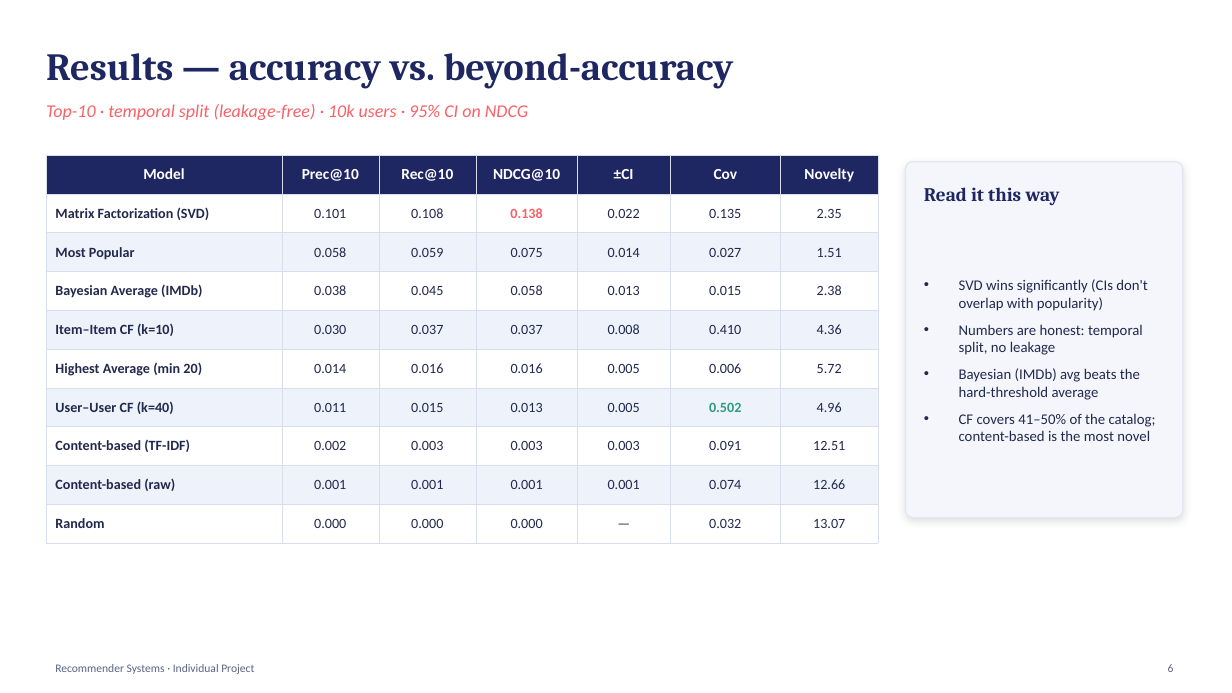
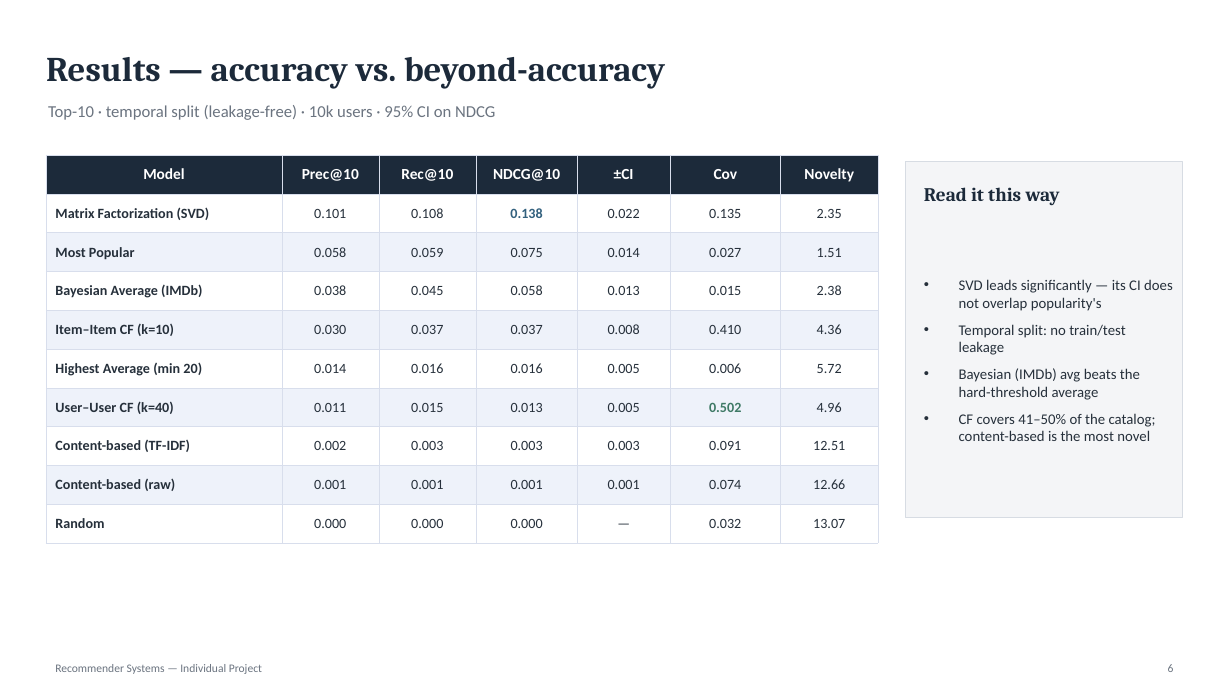
Before and after one commit to francescopolimeni05-cmd/MovieRec, a slide deck: slide 6 of Recommender_Systems_Project.pptx. Drawn at 1232x693 pixels with LibreOffice and Linux fonts; fonts in the diff are those of the drawing. Boxes give left, top, right and bottom in pixels: in the first picture for what was removed or moved away, otherwise in the second. Text is boxed around its words. In the diff, an @@ line names an element or a change of style, - is before the commit and + after.

```diff
--- a/Recommender_Systems_Project.pptx
+++ b/Recommender_Systems_Project.pptx
@@ text "Results — accuracy vs. beyond-accuracy" at [46, 57, 665, 89]: size 30 to 27 pt, text colour #1E2761 to #1C2A3A @@
@@ text "Top-10 · temporal split (leakage-free) ..." at [48, 105, 495, 120]: size 14 to 13 pt, text colour #F96167 to #6B7480, italic off @@
@@ table at [46, 155, 878, 532] @@
@@ fill #1E2761 to #1C2A3A in row 1 @@
@@ text colour #21294D to #26303B in "Matrix Factorization (SVD)", "0.101", "0.108", "0.022" and 57 more places @@
@@ text colour #F96167 to #33617E in "0.138" @@
@@ text colour #2C9C7F to #3F7A66 in "0.502" @@
@@ rectangle at [906, 162, 1183, 518]: rounded rectangle to rectangle; fill #F4F6FB to #F4F5F7; outline #E2E7F2 1 pt to #D7DCE3 1 pt; shadow off @@
@@ text "Read it this way" at [924, 187, 1060, 206]: text colour #1E2761 to #1C2A3A @@
@@ text at [959, 279, 1173, 355]: text changed; text colour #21294D to #26303B @@
-• SVD wins significantly (CIs don't overlap with popularity)
-• Numbers are honest: temporal split, no leakage
+• SVD leads significantly — its CI does not overlap popularity's
+• Temporal split: no train/test leakage
@@ text at [959, 368, 1156, 441]: text colour #21294D to #26303B in "Bayesian (IMDb) avg beats the hard-threshold average", "CF covers 41–50% of the catalog; content-based ..." @@
@@ text "6" at [1168, 664, 1174, 672]: text colour #5B6586 to #6B7480 @@
@@ text at [55, 664, 262, 674]: text changed; text colour #5B6586 to #6B7480 @@
-Recommender Systems · Individual Project
+Recommender Systems — Individual Project
```
Also in this commit, not shown: 12 other slides changed, 11 other files.
